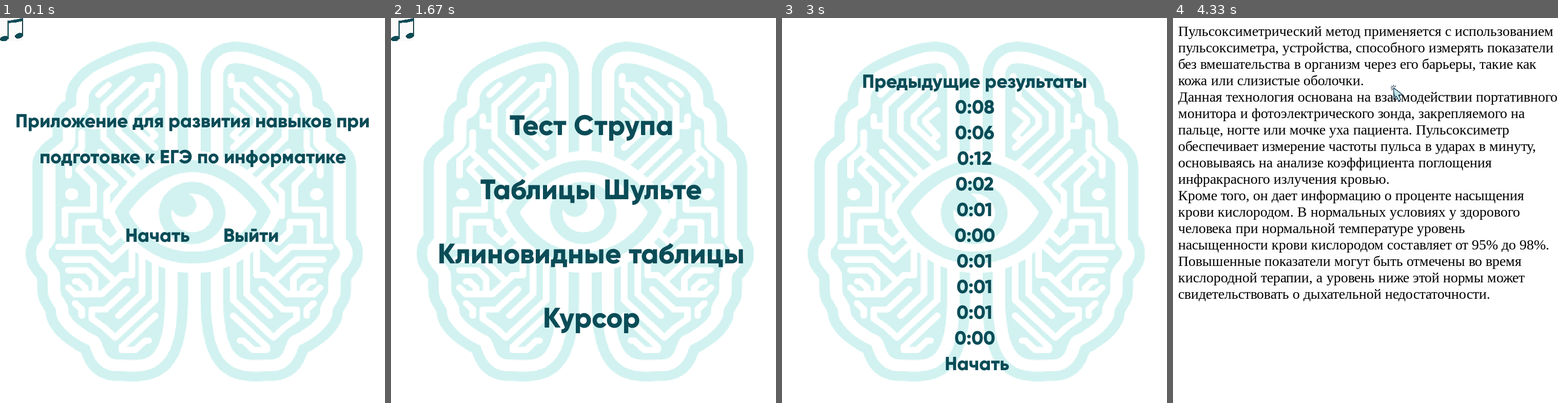
Above: before the commit, frames 1-4 (left to right).
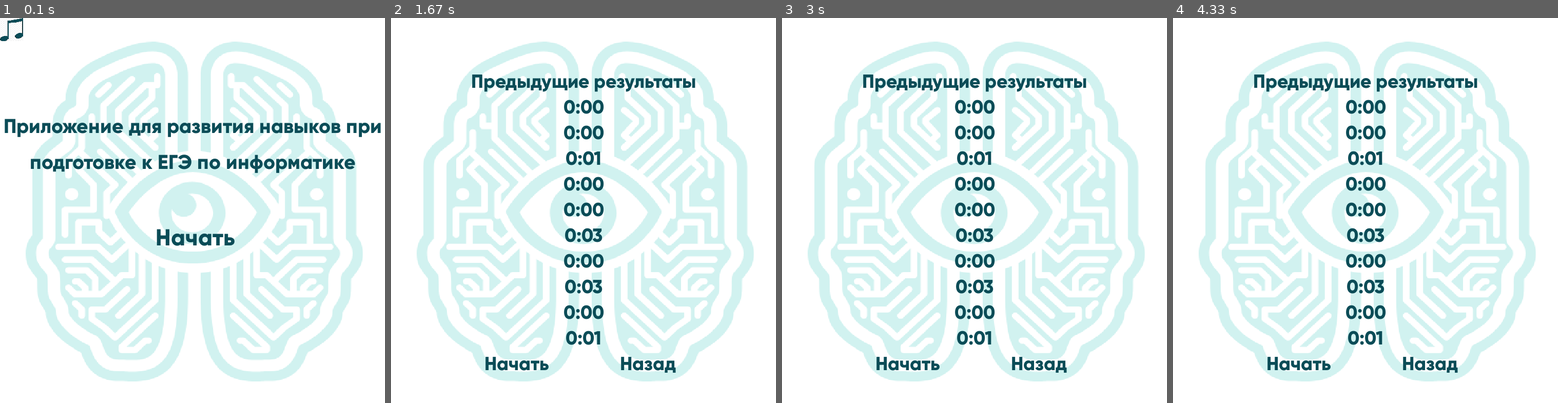
Above: after the commit, the same moments.

Repository: juliadddddddddddddddddddddddddd/pygame
Game: pygame game, started from main.py
The game is run twice, just before and just after one commit, with the same random seed, the same clock (stepped at 60 frames per second) and the same inputs.
Inputs (mouse positions are in pixels of both pictures, inside the frame that each line leads up to):
- Up to frame 1 (0.1 s): no input
- Up to frame 2 (1.67 s): press the mouse at (545, 233) at 0.37 s; move the mouse to (491, 241) at 0.47 s; release the mouse at (437, 245) at 0.6 s; press the mouse at (583, 125) at 0.7 s; move the mouse to (645, 214) at 0.8 s; release the mouse at (706, 302) at 0.93 s; press the mouse at (575, 364) at 1.03 s; move the mouse to (587, 287) at 1.13 s; release the mouse at (598, 214) at 1.27 s; press the mouse at (575, 364) at 1.37 s; move the mouse to (533, 329) at 1.47 s; release the mouse at (494, 295) at 1.6 s
- Up to frame 3 (3 s): click (974, 252) at 1.72 s, where only the run before the commit has a clickable "Клиновидные таблицы"; press the mouse at (966, 364) at 2.03 s; move the mouse to (970, 268) at 2.13 s; release the mouse at (978, 172) at 2.27 s; press the mouse at (966, 364) at 2.37 s; move the mouse to (924, 326) at 2.47 s; release the mouse at (882, 287) at 2.6 s; click (974, 191) at 2.72 s, where only the run before the commit has a clickable "Таблицы Шульте"
- Up to frame 4 (4.33 s): press the mouse at (1357, 364) at 3.03 s; move the mouse to (1392, 245) at 3.13 s; release the mouse at (1423, 125) at 3.27 s; press the mouse at (1357, 364) at 3.37 s; move the mouse to (1353, 356) at 3.47 s; release the mouse at (1346, 349) at 3.6 s; click (1365, 318) at 3.72 s, where only the run before the commit has a clickable "Курсор"; press the mouse at (1357, 364) at 4.03 s; move the mouse to (1373, 222) at 4.13 s; release the mouse at (1388, 83) at 4.27 s

The runs differ from the first frame. In frame 1, 5.5% of the frame differs, in the area x 1-99%, y 24-60%; in frame 2, 8.7%; in frame 3, 2.7%; in frame 4, 42%, in the area x 1-100%, y 2-95%.

Commit message:
лллл

Diff:
--- a/Cursor.py
+++ b/Cursor.py
@@ -6,6 +6,7 @@
 from main import load_image
 from main import terminate
 from main import FPS
+
 
 class Arrow(pygame.sprite.Sprite):
     image = load_image("arrow.png")
@@ -44,7 +45,10 @@
             self.x = 10
             self.y += word_height
 
-def Cursor(screen):
+
+def Cursor(screen, return_flag):
+    if return_flag:
+        return
     clock = pygame.time.Clock()
     screen.fill((255, 255, 255))
     font = pygame.font.SysFont('Times New Roman', 28)
--- a/Main_window.py
+++ b/Main_window.py
@@ -15,7 +15,9 @@
 from Table import Table
 from Cursor import Cursor
 
+
 def main_window(screen):
+    global RET
     clock = pygame.time.Clock()
     screen.fill((255, 255, 255))
     vol = 0.5
@@ -75,27 +77,29 @@
             elif event.type == pygame.MOUSEBUTTONDOWN and event.button == 1:
                 group.update(even_list)
                 if strup.flag:
-                    final_window(screen, 1)
-                    cur.execute(f"""INSERT INTO Stroop(time) VALUES(?)""", (Strup(screen),))
-                    con.commit()
+                    time = Strup(screen, final_window(screen, 1))
+                    if time:
+                        cur.execute(f"""INSERT INTO Stroop(time) VALUES(?)""", (time,))
+                        con.commit()
                     strup.flag = False
                 elif schulte.flag:
-                    final_window(screen, 2)
-                    cur.execute(f"""INSERT INTO Schulte(time) VALUES(?)""", (Schulte(screen),))
-                    con.commit()
-
+                    time = Schulte(screen, final_window(screen, 2))
+                    if time:
+                        cur.execute(f"""INSERT INTO Schulte(time) VALUES(?)""", (time,))
+                        con.commit()
                     schulte.flag = False
                 elif cursor.flag:
-                    final_window(screen, 3)
-
-                    cur.execute(f"""INSERT INTO Cursor(time) VALUES(?)""", (Cursor(screen),))
-                    con.commit()
+                    time = Cursor(screen, final_window(screen, 3))
+                    if time:
+                        cur.execute(f"""INSERT INTO Cursor(time) VALUES(?)""", (time,))
+                        con.commit()
                     cursor.flag = False
                     pygame.mouse.set_visible(True)
                 elif table.flag:
-                    final_window(screen, 4)
-                    cur.execute(f"""INSERT INTO Table_(time) VALUES(?)""", (Table(screen),))
-                    con.commit()
+                    time = Table(screen, final_window(screen, 4))
+                    if time:
+                        cur.execute(f"""INSERT INTO Table_(time) VALUES(?)""", (time,))
+                        con.commit()
                     table.flag = False
                 elif event.type == pygame.MOUSEBUTTONDOWN and music.x <= event.pos[0] <= (
                         music.x + music.w) and music.y <= event.pos[1] <= (
--- a/Results.py
+++ b/Results.py
@@ -11,20 +11,25 @@
 from main import terminate
 from main import FPS
 
+return_flag = True
+
+
 def final_window(screen, id):
+    global RET
     clock = pygame.time.Clock()
     con = sqlite3.connect('data/tests/pygamebase.db')
     cur = con.cursor()
     fon = pygame.transform.scale(load_image('когнетивные2.png'),
                                  (width, height))
     font = pygame.font.Font(font_name, 37)
-    start1 = font.render(' Начать', True, BLACK)
-    start2 = font.render(' Начать', True, BLACK, (179, 233, 230))
+    start1 = font.render('Начать', True, BLACK)
+    start2 = font.render('Начать', True, BLACK, (179, 233, 230))
+    return1 = font.render('Назад', True, BLACK)
+    return2 = font.render('Назад', True, BLACK, (179, 233, 230))
     res = font.render('Предыдущие результаты', True, BLACK)
     screen.blit(fon, (0, 0))
     if id == 1:
         results = cur.execute(f"""SELECT time FROM Stroop""").fetchall()
-        print(results)
     elif id == 2:
         results = cur.execute(f"""SELECT time FROM Schulte""").fetchall()
     elif id == 3:
@@ -34,8 +39,10 @@
 
     flag = False
     touch = False
-    start_btn = Button((screen.get_width() // 2 - start1.get_width() // 2 - 15, 650), flag, touch,
+    start_btn = Button((screen.get_width() // 2 - start1.get_width() // 2 - 145, 650), flag, touch,
                        (start1.get_height(), start1.get_width()))
+    return_btn = Button((screen.get_width() // 2 - return1.get_width() // 2 + 110, 650), flag, touch,
+                        (return1.get_height(), return1.get_width()))
     if len(results) < 11:
         for i in range(len(results), 0, -1):
             f = font.render(results[i - 1][0], True, BLACK)
@@ -55,16 +62,23 @@
                 terminate()
             elif event.type == pygame.MOUSEBUTTONDOWN and event.button == 1:
                 start_btn.update(even_list)
+                return_btn.update(even_list)
                 if start_btn.flag:
                     return
+                if return_btn.flag:
+                    return return_flag
             elif event.type == pygame.MOUSEMOTION:
                 start_btn.update(even_list)
+                return_btn.update(even_list)
                 pass
         screen.blit(fon, (0, 0))
         screen.blit(res, (screen.get_width() // 2 - res.get_width() // 2, 100, res.get_height(), res.get_width()))
         screen.blit(start1, start_btn.rect_for_text)
+        screen.blit(return1, return_btn.rect_for_text)
         if start_btn.touch:
             screen.blit(start2, start_btn.rect_for_text)
+        if return_btn.touch:
+            screen.blit(return2, return_btn.rect_for_text)
         if len(results) < 11:
             for i in range(len(results), 0, -1):
                 f = font.render(results[i - 1][0], True, BLACK)
--- a/Schulte.py
+++ b/Schulte.py
@@ -32,7 +32,9 @@
                                   self.cell_size, self.cell_size), 1)
 
 
-def Schulte(screen):
+def Schulte(screen, return_flag):
+    if return_flag:
+        return
     clock = pygame.time.Clock()
     board = Board(150)
     vol = 0.5
--- a/Start_screen.py
+++ b/Start_screen.py
@@ -47,26 +47,22 @@
 def start_screen(screen, all_sprites):
     clock = pygame.time.Clock()
     vol = 0.5
-    font = pygame.font.Font(font_name, 37)
-    start1 = font.render(' Начать', True, BLACK)
-    start2 = font.render(' Начать', True, BLACK, (179, 233, 230))
-    finish1 = font.render('Выйти', True, BLACK)
-    finish2 = font.render('Выйти', True, BLACK, (179, 233, 230))
+    font = pygame.font.Font(font_name, 39)
+    font1 = pygame.font.Font(font_name, 45)
+    start1 = font1.render(' Начать', True, BLACK)
+    start2 = font1.render(' Начать', True, BLACK, (179, 233, 230))
     name = font.render('Приложение для развития навыков при', True, BLACK)
     name1 = font.render('подготовке к ЕГЭ по информатике', True, BLACK)
-    start_x = 235
+    start_x = width // 2 - start1.get_width() // 2
     start_y = 400
     start_w = start1.get_width()
     start_h = start1.get_height()
     screen.blit(start1, (start_x, start_y))
-    finish_x = 435
-    finish_y = 400
-    screen.blit(finish1, (finish_x, finish_y))
     name_x = width // 2 - name.get_width() // 2
-    name_y = height // 2 - name.get_height() // 2 - 175
+    name_y = height // 2 - name.get_height() // 2 - 165
     screen.blit(name, (name_x, name_y))
     name1_x = width // 2 - name1.get_width() // 2
-    name1_y = height // 2 - name1.get_height() // 2 - 105
+    name1_y = height // 2 - name1.get_height() // 2 - 95
     screen.blit(name1, (name1_x, name1_y))
     fon = pygame.transform.scale(load_image('когнетивные2.png'),
                                  (width, height))
@@ -79,9 +75,6 @@
 
     start_btn = Button((start_x, start_y), flag, touch,
                        (start1.get_height(), start1.get_width()))
-
-    finish_btn = Button((finish_x, finish_y), flag, touch,
-                        (finish1.get_height(), finish1.get_width()))
     music = Button((0, 0), flag, touch, (45, 45))
     while True:
         even_list = pygame.event.get()
@@ -102,21 +95,16 @@
                     pygame.mixer.music.play(-1)
                 else:
                     pygame.mixer.music.stop()
-            elif event.type == pygame.MOUSEBUTTONDOWN and event.button == 1 and not (start_x - 10 <= event.pos[0] <= (
-                    start_x + start_w + 20) and start_y - 10 <= event.pos[1] <= (
-                                                                                             start_y + start_h + 20)):
+            elif (event.type == pygame.MOUSEBUTTONDOWN and event.button == 1 and not (start_x - 10 <= event.pos[0] <= (
+                    start_x + start_w + 20) and start_y - 10 <= event.pos[1] <= (start_y + start_h + 20))):
                 star.play()
                 create_particles(pygame.mouse.get_pos(), all_sprites)
 
             elif event.type == pygame.MOUSEBUTTONDOWN and event.button == 1:
-                finish_btn.update(even_list)
                 start_btn.update(even_list)
-                if finish_btn.flag:
-                    terminate()
-                elif start_btn.flag:
+                if start_btn.flag:
                     return
             elif event.type == pygame.MOUSEMOTION:
-                finish_btn.update(even_list)
                 start_btn.update(even_list)
                 pass
 
@@ -128,12 +116,8 @@
         screen.blit(name, (name_x, name_y))
         screen.blit(name1, (name1_x, name1_y))
         if start_btn.touch:
-
             screen.blit(start2, (start_x, start_y))
-        elif finish_btn.touch:
-            screen.blit(finish2, (finish_x, finish_y))
         screen.blit(start1, (start_x, start_y))
-        screen.blit(finish1, (finish_x, finish_y))
 
         pygame.display.flip()
         clock.tick(FPS)
--- a/Stroop.py
+++ b/Stroop.py
@@ -37,7 +37,9 @@
             all_sprites.add(sprite)
 
 
-def Strup(screen):
+def Strup(screen, return_flag):
+    if return_flag:
+        return
     clock = pygame.time.Clock()
     all_sprites = pygame.sprite.Group()
     stroop = StroopTest()
--- a/Table.py
+++ b/Table.py
@@ -4,6 +4,7 @@
 from main import screen
 from main import width
 from main import FPS
+
 
 class RandomNumbersDisplay:
     def __init__(self):
@@ -32,7 +33,10 @@
             y += 60  # Увеличение координаты Y для следующего числа
             x += 20
 
-def Table(screen):
+
+def Table(screen, return_flag):
+    if return_flag:
+        return
     clock = pygame.time.Clock()
     num = RandomNumbersDisplay()
     alpth = num.generate_random_numbers(10)
--- a/main.py
+++ b/main.py
@@ -25,7 +25,6 @@
 WHITE = (255, 255, 255)
 COLORS = [RED, YELLOW, GREEN, BLUE, VIOLET, ORANGE]
 COLOR_WORD = ['КРАСНЫЙ', 'ЖЕЛТЫЙ', 'ЗЕЛЕНЫЙ', 'СИНИЙ', 'ФИОЛЕТОВЫЙ', 'ОРАНЖЕВЫЙ']
-
 
 def terminate():
     pygame.quit()
